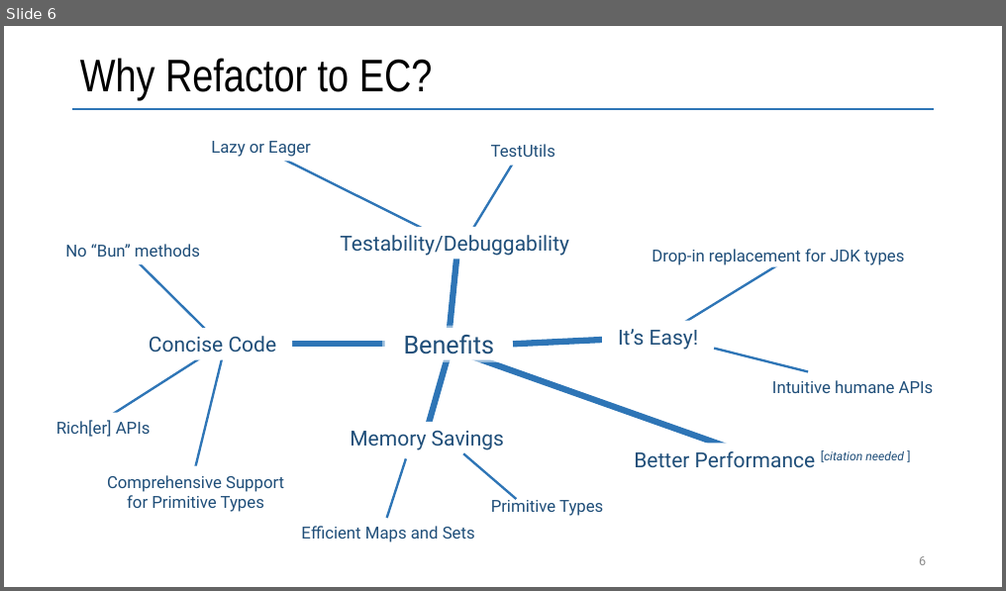
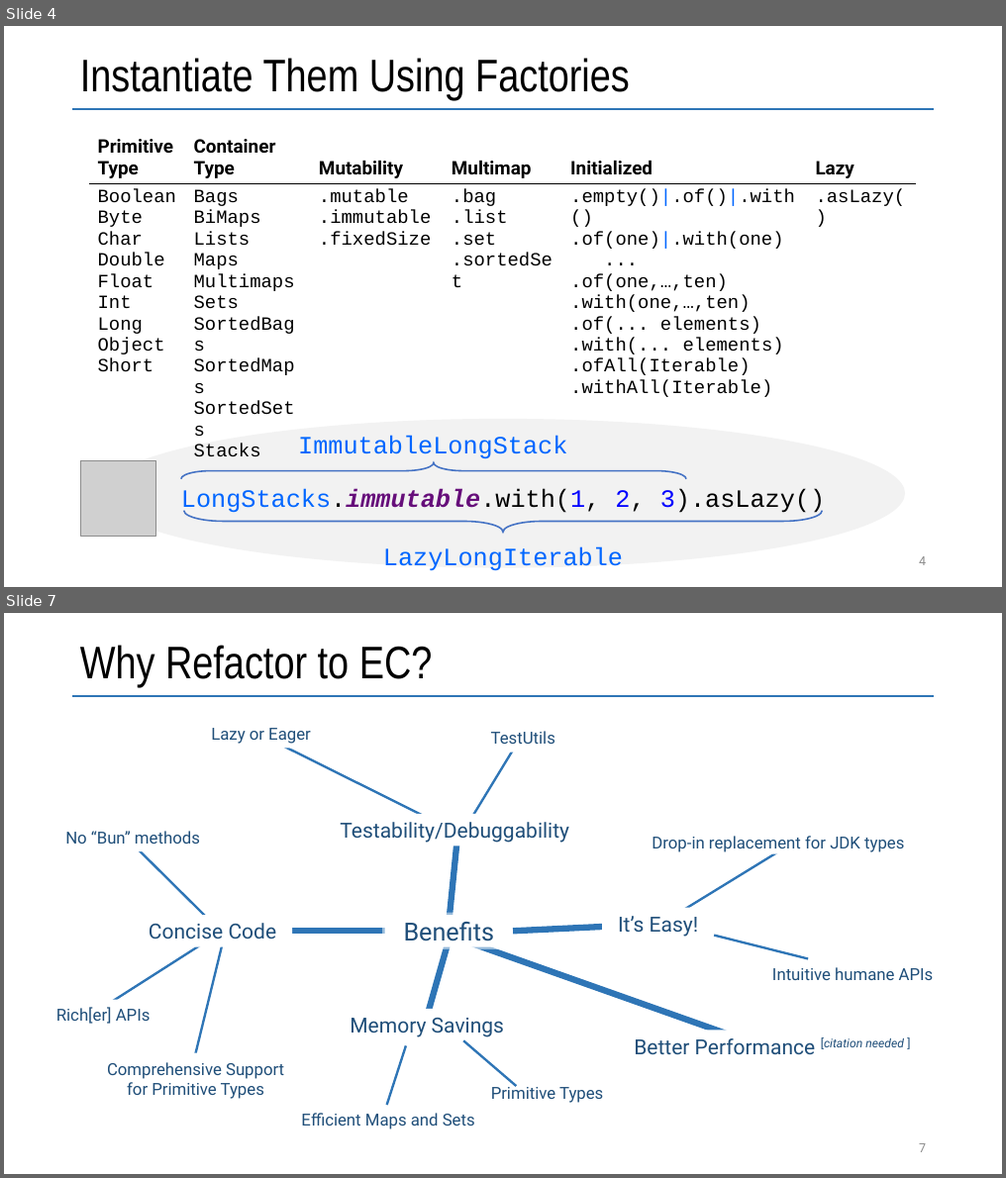
Before and after one commit to vmzakharov/refactor-to-ec, a slide deck: docs/RefactorToEcIntro.pptx. Shown one above the other, each under a label of ours: slide 6 before the commit, slides 4 and 7 after it; the slides between them are not shown. The pictures are 1006x591 and 1006x1178 pixels, drawn with LibreOffice and Linux fonts; fonts in the diff are those of the drawing; grey boxes stand for pictures. Boxes give left, top, right and bottom in pixels: in the first picture for what was removed or moved away, otherwise in the second. Text is boxed around its words. In the diff, an @@ line names an element or a change of style, - is before the commit and + after.

```diff
--- a/docs/RefactorToEcIntro.pptx
+++ b/docs/RefactorToEcIntro.pptx
@@ slide 4 added at (4,26,1002,587), background #FFFFFF; not listed: 1 template element that a slide beside it also shows @@
@@ title added at (80,58,630,100), 44 pt, text #000000 @@
+Instantiate Them Using Factories
@@ table added at (90,132,915,461), 2 rows, 6 columns @@
+Primitive Type | Container Type | Mutability | Multimap | Initialized | Lazy
+Boolean Byte / Char / Double / Float / Int / Long / Object / Short | Bags / BiMaps / Lists / Maps / Multimaps / Sets / SortedBags / SortedMaps / SortedSets / Stacks | .mutable / .immutable / .fixedSize | .bag / .list / .set / .sortedSet | .empty()|.of()|.with() / .of(one)|.with(one) / ... / .of(one,…,ten) / .with(one,…,ten) / .of(... elements) / .with(... elements) / .ofAll(Iterable) / .withAll(Iterable) | .asLazy()
@@ ellipse added at (101,419,905,568), fill #F2F2F2 @@
@@ text added at (298,435,567,460), 24 pt, text #0066FF @@
+ImmutableLongStack
@@ picture added at (80,462,155,537) @@
@@ right brace added at (181,463,686,479), outline #4472C4 1.5 pt @@
@@ text added at (181,489,825,516), 24 pt, text #000000 @@
+LongStacks.immutable.with(1, 2, 3).asLazy()
@@ right brace added at (183,511,823,533), outline #4472C4 1.5 pt @@
@@ text added at (383,548,623,571), 24 pt, text #0066FF @@
+LazyLongIterable
@@ page number added at (919,557,926,566), 12 pt, text #8C8C8C @@
+4
@@ what was slide 6 is now slide 7 @@
@@ page number at (919,1144,926,1153): text changed @@
-6
+7
```
Also in this commit, not shown: 5 slides changed, 1 other file.
